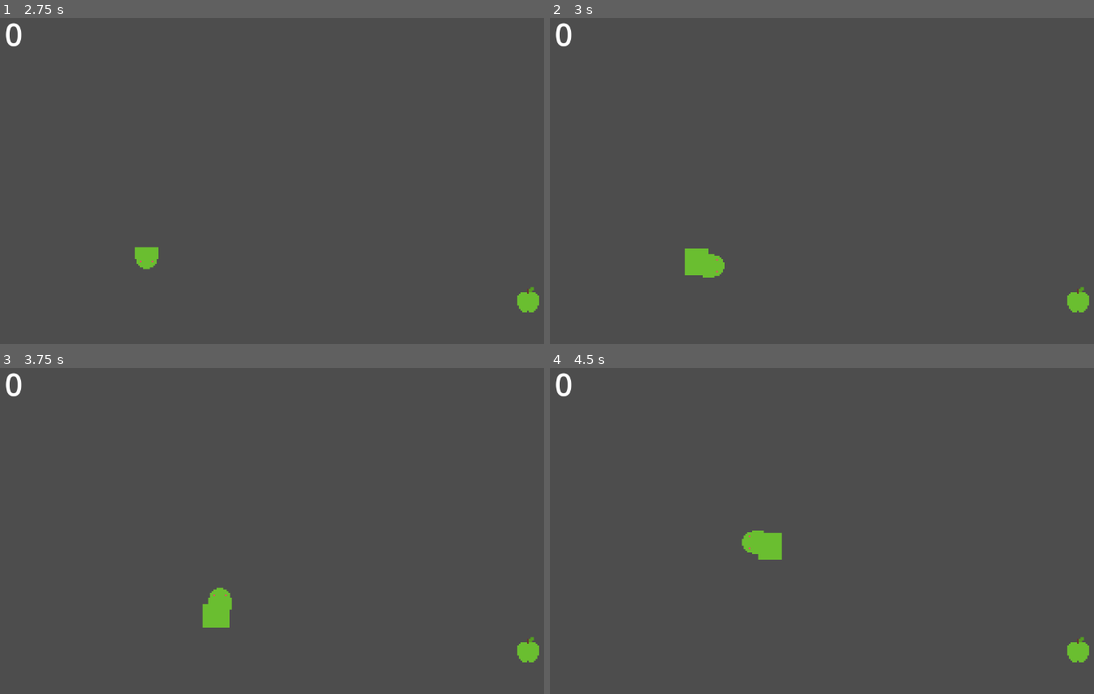
Above: before the commit, frames 1-4 (two rows, left to right).
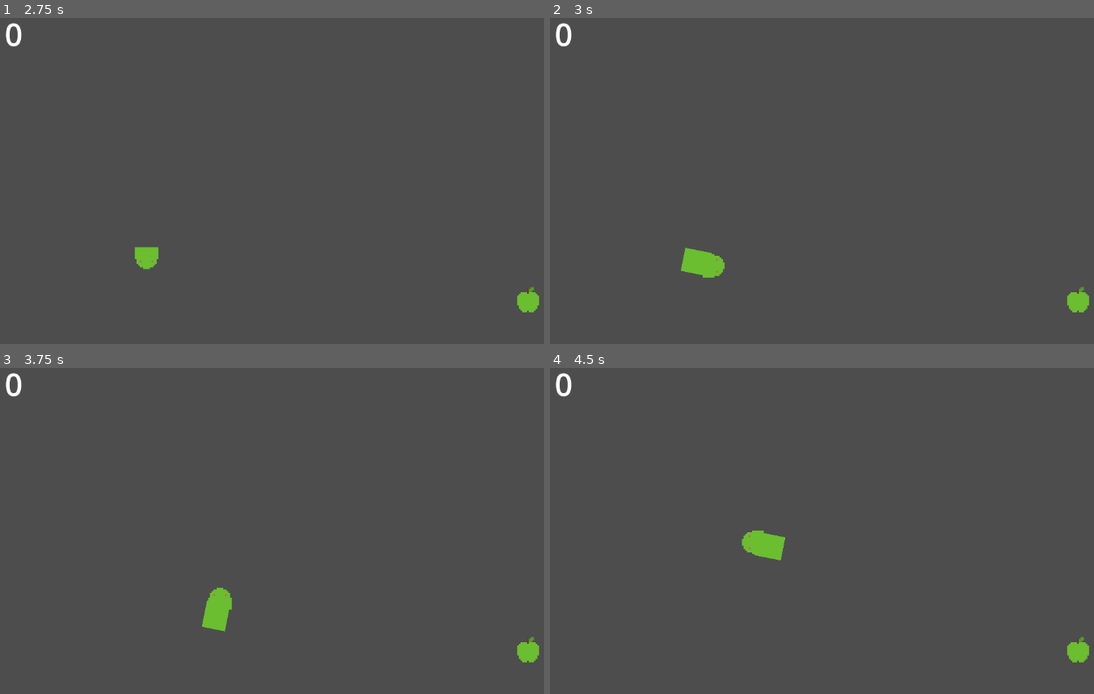
Above: after the commit, the same moments.

Repository: hollisma/snek-godot
Game: Godot game, scene res://scenes/main.tscn
Two runs of this game, one before a commit and one after it. Both use one fixed random seed, a clock stepped at 60 frames per second and the inputs below.
Inputs:
- Up to frame 1 (2.75 s): click "Start" at 0.5 s; hold D (move_right) 1.28-2.03 s; tap 1 (dev 1) at 1.35 s; hold S (move_down) from 2.03 s (still down); tap 2 (dev 2) at 2.1 s
- Up to frame 2 (3 s): release S (move_down) at 2.78 s; hold D (move_right) from 2.78 s (still down); tap 3 (dev 3) at 2.85 s
- Up to frame 3 (3.75 s): release D (move_right) at 3.53 s; hold W (move_up) from 3.53 s (still down); tap 4 (dev 4) at 3.6 s
- Up to frame 4 (4.5 s): release W (move_up) at 4.28 s; hold A (move_left) from 4.28 s (still down); tap 1 (dev 1) at 4.35 s

Frame 1 is identical in both runs. In frame 2, less than 0.1% of the frame differs, in the area x 24-30%, y 70-79%; in frame 3, less than 0.1%, in the area x 37-43%, y 71-81%; in frame 4, less than 0.1%.

Commit message:
smoother rotation based on next segment

Diff:
--- a/scripts/snek.gd
+++ b/scripts/snek.gd
@@ -15,7 +15,6 @@
 # Store { position, distance }
 var path_points: Array = []
 var start_index: int = 0 # Buffer
-var total_distance_traveled: float = 0.0
 
 var segments: Array[Node2D] = []
 var direction: Vector2 = Vector2.RIGHT   # start moving right
@@ -41,7 +40,6 @@
 	show()
 
 func reset():
-	total_distance_traveled = 0.0
 	path_points.clear()
 	for segment in segments:
 		segment.queue_free()
@@ -82,14 +80,21 @@
 	if _get_size() == 0:
 		return
 
+	# Update positions
 	var starting_distance = _get_point(_get_size() - 1).distance
 	for i in range(segments.size()):
 		var target_distance = starting_distance - (i + 1) * segment_distance
-		segments[i].position = _get_position_at_distance(target_distance)
+		var pos = _get_position_at_distance(target_distance)
+		segments[i].position = pos
 
-		# Apply rotation
-		var next_pos = _get_position_at_distance(target_distance + 1.0)
-		segments[i].rotation = (next_pos - segments[i].position).angle()
+		# Apply rotation based on next segment
+		var dir: Vector2
+		if i == 0:
+			dir = $Head.position - pos
+		else:
+			dir = segments[i - 1].position - pos
+		if dir.length_squared() > 0.0001:
+			segments[i].rotation = dir.angle()
 
 func trim_path():
 	if _get_size() == 0:
